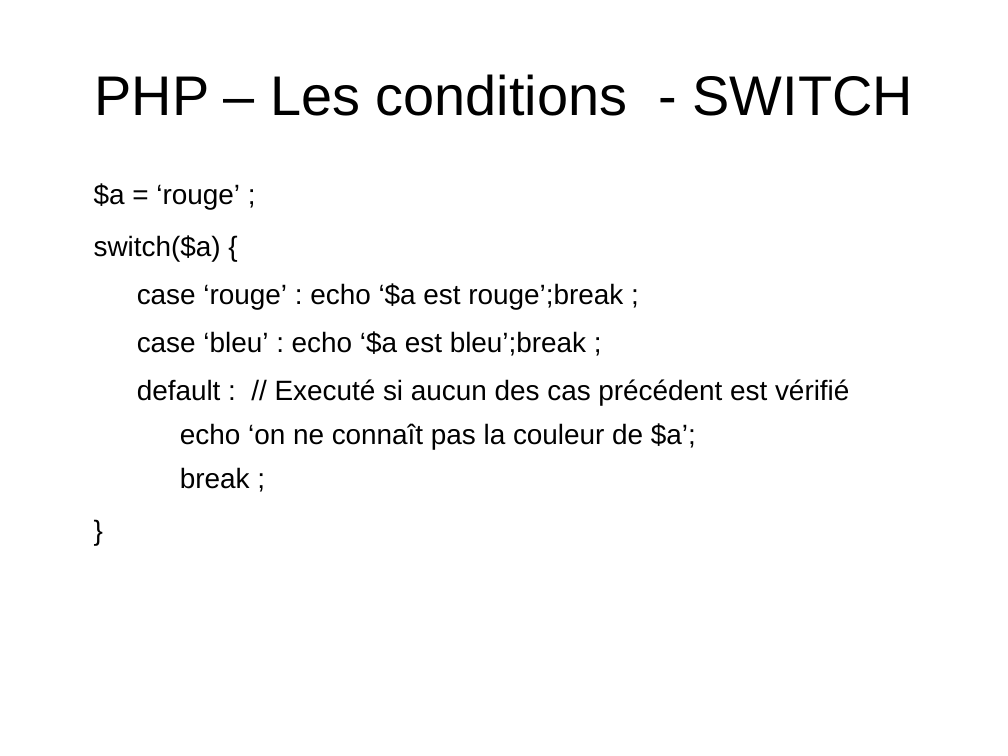
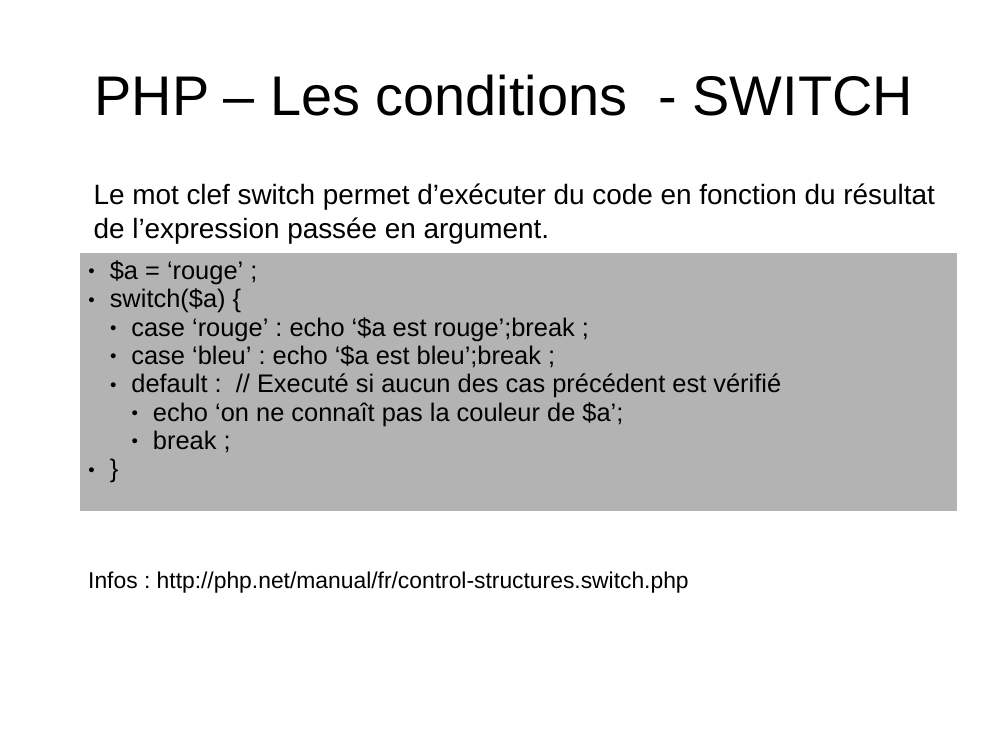
Before and after one commit to NicoM88/formation, a slide deck: slide 13 of PHP/formation.odp. Drawn at 1008x756 pixels with LibreOffice and Linux fonts; fonts in the diff are those of the drawing. Boxes give left, top, right and bottom in pixels: in the first picture for what was removed or moved away, otherwise in the second. Text is boxed around its words. In the diff, an @@ line names an element or a change of style, - is before the commit and + after.

```diff
--- a/PHP/formation.odp
+++ b/PHP/formation.odp
@@ text at (94, 183, 934, 243): text changed @@
-$a = ‘rouge’ ;
-switch($a) {
-  case ‘rouge’ : echo ‘$a est rouge’;break ;
-  case ‘bleu’ : echo ‘$a est bleu’;break ;
-  default : // Executé si aucun des cas précédent est vérifié
-    echo ‘on ne connaît pas la couleur de $a’;
-    break ;
-}
+Le mot clef switch permet d’exécuter du code en fonction du résultat de l’expression passée en argument.
@@ table added at (80, 252, 959, 512), 1 rows, 1 columns @@
+$a = ‘rouge’ ; / switch($a) { / case ‘rouge’ : echo ‘$a est rouge’;break ; / case ‘bleu’ : echo ‘$a est bleu’;break ; / default : // Executé si aucun des cas précédent est vérifié / echo ‘on ne connaît pas la couleur de $a’; / break ; / }
@@ text added at (88, 571, 689, 593), 18 pt, text #000000 @@
+Infos : http://php.net/manual/fr/control-structures.switch.php
```
Also in this commit, not shown: 21 other slides changed, 2 slides added, 3 slides removed, 4 other files.
